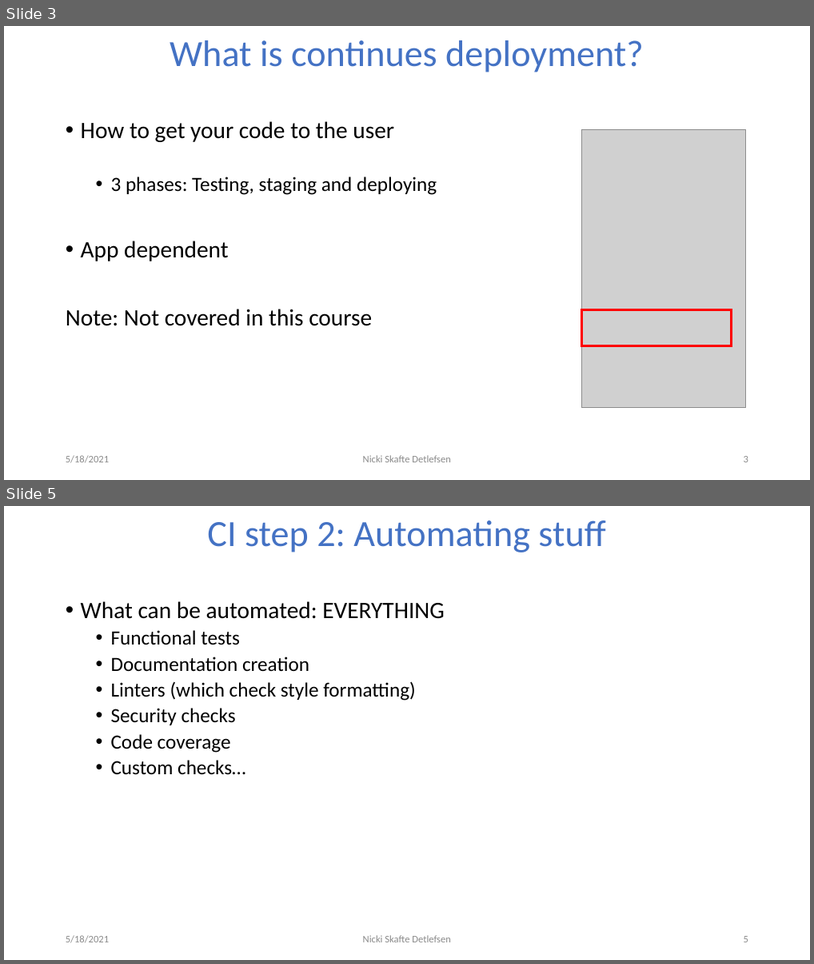
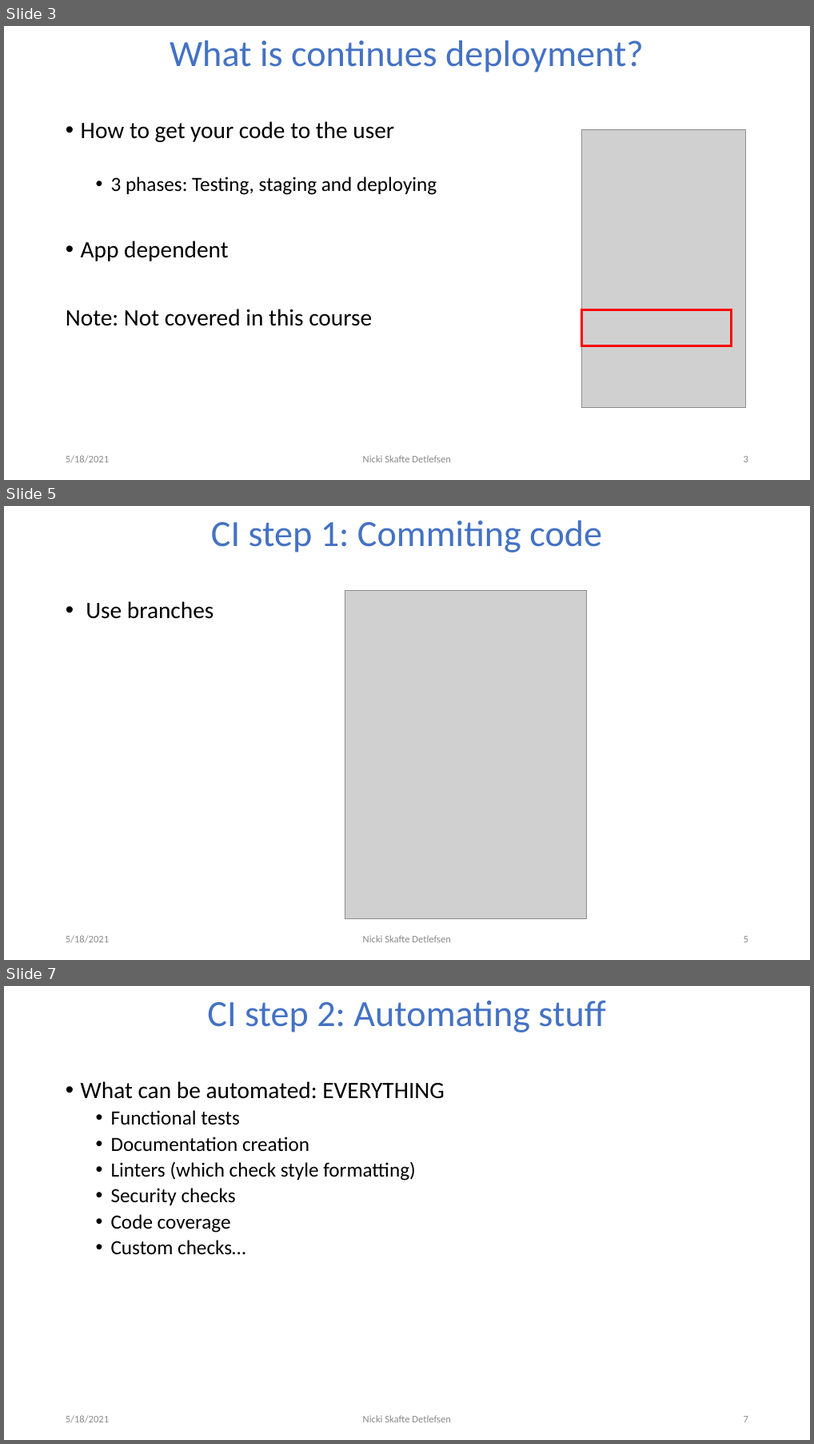
Before and after one commit to DeepEasterbunny/dtu_mlops, a slide deck: 04_continues_integration/ci.pptx. Shown one above the other, each under a label of ours: slides 3 and 5 before the commit, slides 3, 5 and 7 after it; the slides between them are not shown. The pictures are 814x964 and 814x1444 pixels, drawn with LibreOffice and Linux fonts; fonts in the diff are those of the drawing; grey boxes stand for pictures; background and template pictures are left out. Boxes give left, top, right and bottom in pixels: in the first picture for what was removed or moved away, otherwise in the second. Text is boxed around its words. In the diff, an @@ line names an element or a change of style, - is before the commit and + after.

```diff
--- a/04_continues_integration/ci.pptx
+++ b/04_continues_integration/ci.pptx
@@ slide 5 added at (4, 506, 810, 960), background #FFFFFF @@
@@ title added at (211, 520, 602, 552), 44 pt, text #4472C4 @@
+CI step 1: Commiting code
@@ text added at (86, 601, 214, 619), 28 pt, text #000000 @@
+• Use branches
@@ picture added at (345, 591, 586, 919) @@
@@ text added at (66, 935, 109, 943), 12 pt, text #8C8C8C @@
+5/18/2021
@@ text added at (363, 935, 451, 942), 12 pt, text #8C8C8C @@
+Nicki Skafte Detlefsen
@@ page number added at (744, 936, 749, 942), 12 pt, text #8C8C8C @@
+5
@@ what was slide 5 is now slide 7 @@
@@ page number at (744, 1416, 749, 1422): text changed @@
-5
+7
```
Also in this commit, not shown: 3 slides changed, 4 other slides added, 1 other file.
